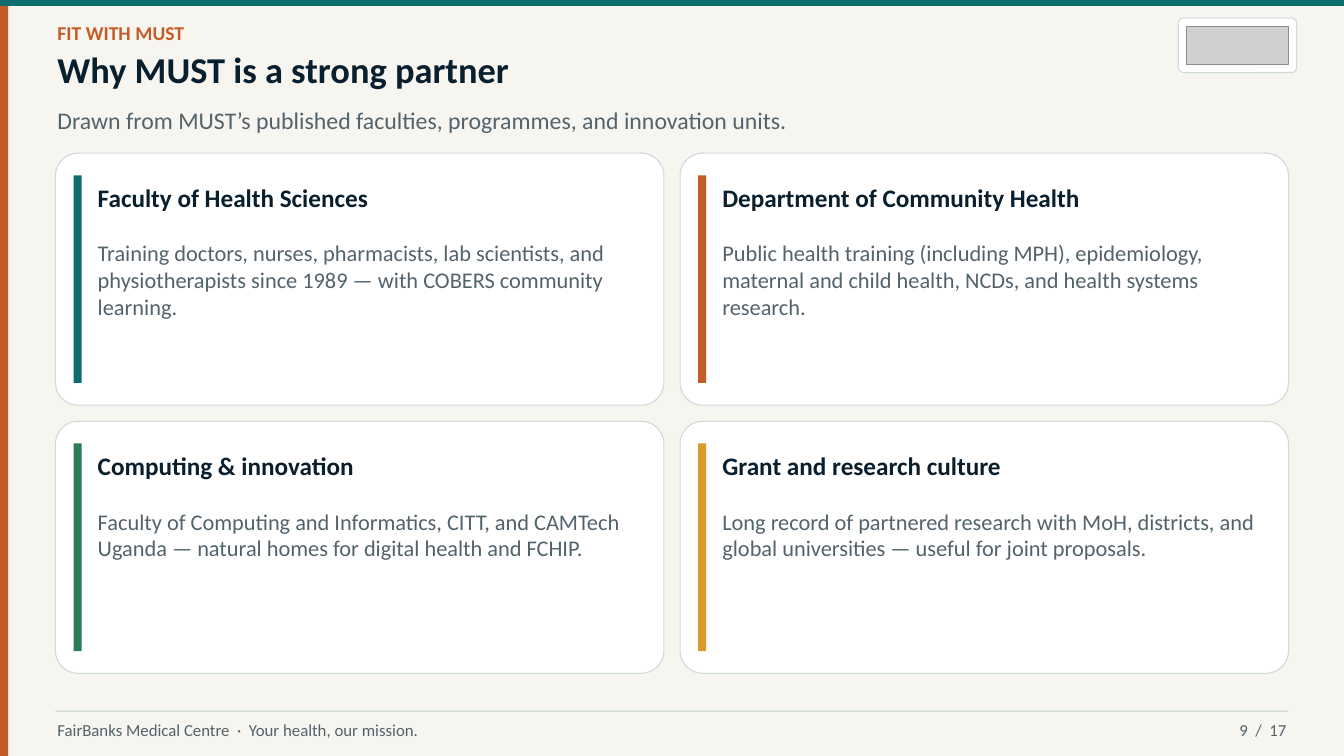
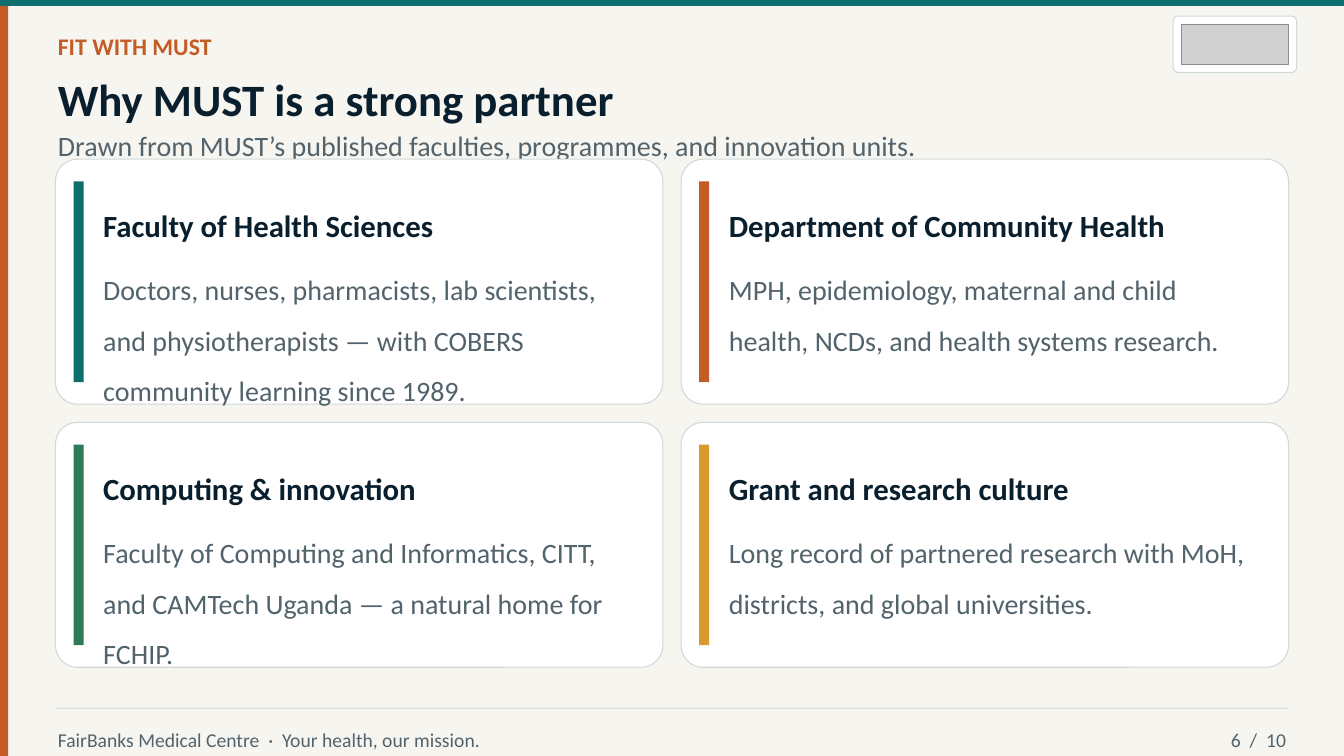
Before and after one commit to WASSWA2624/fairbanks, a slide deck: slide 6 of pitch-presentations/documents/must_ppt.pptx (slide 9 before the commit). Drawn at 1344x756 pixels with LibreOffice and Linux fonts; fonts in the diff are those of the drawing; grey boxes stand for pictures. Boxes give left, top, right and bottom in pixels: in the first picture for what was removed or moved away, otherwise in the second. Text is boxed around its words. In the diff, an @@ line names an element or a change of style, - is before the commit and + after.

Commit message:
Refine MUST partnership pitch deck script and PowerPoint presentation. Updated text formatting, adjusted layout dimensions, and improved readability with larger fonts and better spacing. Removed unnecessary images and clarified content structure to enhance overall presentation quality.

```diff
--- a/pitch-presentations/documents/must_ppt.pptx
+++ b/pitch-presentations/documents/must_ppt.pptx
@@ text "FIT WITH MUST" at (58, 39, 211, 55): size 14 to 17 pt; line spacing 1 to 1.5 @@
@@ rounded rectangle: place and size @@
-rounded rectangle at (1179, 18, 1297, 73)
+rounded rectangle at (1174, 16, 1298, 73)
@@ picture: place and size @@
-picture at (1187, 26, 1289, 65)
+picture at (1182, 24, 1290, 65)
@@ text "Why MUST is a strong ..." at (58, 84, 613, 124): size 26 to 32 pt; line spacing 1 to 1.5 @@
@@ text "Drawn from MUST’s published faculties, ..." at (58, 136, 915, 163): size 17 to 20 pt; line spacing 1 to 1.5 @@
@@ rounded rectangle: place and size @@
-rounded rectangle at (55, 153, 664, 405)
+rounded rectangle at (55, 159, 663, 404)
@@ rounded rectangle: place and size @@
-rounded rectangle at (681, 153, 1290, 405)
+rounded rectangle at (682, 159, 1290, 404)
@@ rectangle: place and size @@
-rectangle at (74, 175, 82, 383)
+rectangle at (74, 181, 84, 382)
@@ size 18 to 22 pt; line spacing 1 to 1.5 in 4 elements at (729, 478, 1069, 501), (103, 478, 416, 506), (729, 215, 1165, 242), (103, 215, 434, 242) @@
@@ text "Faculty of Health Sciences": place and size @@
-text "Faculty of Health Sciences" at (98, 189, 368, 211)
+text "Faculty of Health Sciences" at (103, 215, 434, 242)
@@ rectangle: place and size @@
-rectangle at (699, 175, 707, 383)
+rectangle at (700, 181, 710, 382)
@@ text "Department of Community Health": place and size @@
-text "Department of Community Health" at (722, 189, 1079, 211)
+text "Department of Community Health" at (729, 215, 1165, 242)
@@ text at (103, 280, 596, 406): text changed; size 16 to 20 pt @@
-Training doctors, nurses, pharmacists, lab scientists, and physiotherapists since 1989 — with COBERS community learning.
+Doctors, nurses, pharmacists, lab scientists, and physiotherapists — with COBERS community learning since 1989.
@@ text at (729, 280, 1219, 356): text changed; size 16 to 20 pt @@
-Public health training (including MPH), epidemiology, maternal and child health, NCDs, and health systems research.
+MPH, epidemiology, maternal and child health, NCDs, and health systems research.
@@ rounded rectangle: place and size @@
-rounded rectangle at (55, 421, 664, 674)
+rounded rectangle at (55, 422, 663, 667)
@@ rectangle: place and size @@
-rectangle at (74, 444, 82, 651)
+rectangle at (74, 445, 84, 645)
@@ rounded rectangle: place and size @@
-rounded rectangle at (681, 421, 1290, 674)
+rounded rectangle at (682, 422, 1290, 667)
@@ rectangle: place and size @@
-rectangle at (699, 444, 707, 651)
+rectangle at (700, 445, 710, 645)
@@ text at (103, 543, 603, 619): text changed; size 16 to 20 pt @@
-Faculty of Computing and Informatics, CITT, and CAMTech Uganda — natural homes for digital health and FCHIP.
+Faculty of Computing and Informatics, CITT, and CAMTech Uganda — a natural home for FCHIP.
@@ text at (729, 543, 1244, 619): text changed; size 16 to 20 pt @@
-Long record of partnered research with MoH, districts, and global universities — useful for joint proposals.
+Long record of partnered research with MoH, districts, and global universities.
@@ text "FairBanks Medical Centre · Your ..." at (58, 733, 480, 750): size 12 to 14 pt; line spacing 1 to 1.5 @@
@@ text at (1231, 734, 1286, 747): text changed; size 12 to 14 pt @@
-9 / 17
+6 / 10
```
Also in this commit, not shown: 9 other slides changed, 7 slides removed, 1 other file.
